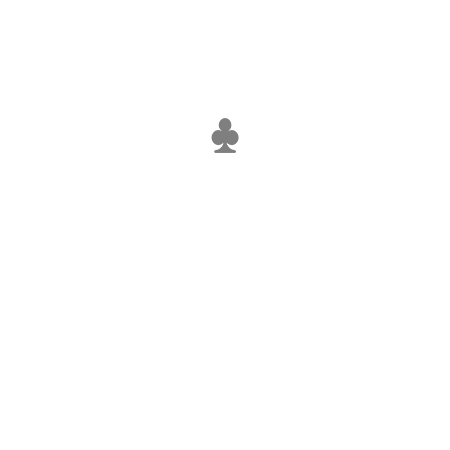
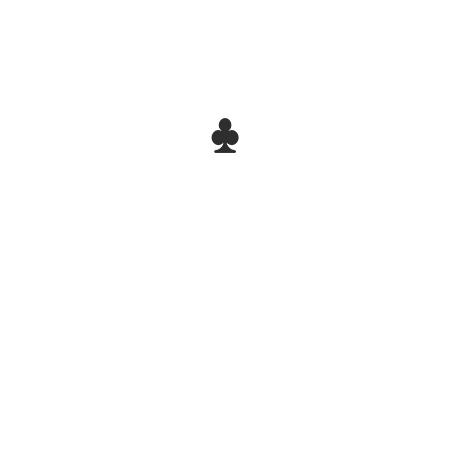
Before/after of a 450px x 450px layered artwork. What changed in the layer stack:
"club-suit-card-game-37929": opacity 50% → 82%, blend overlay → hard light over <box>211,118,239,153</box>
